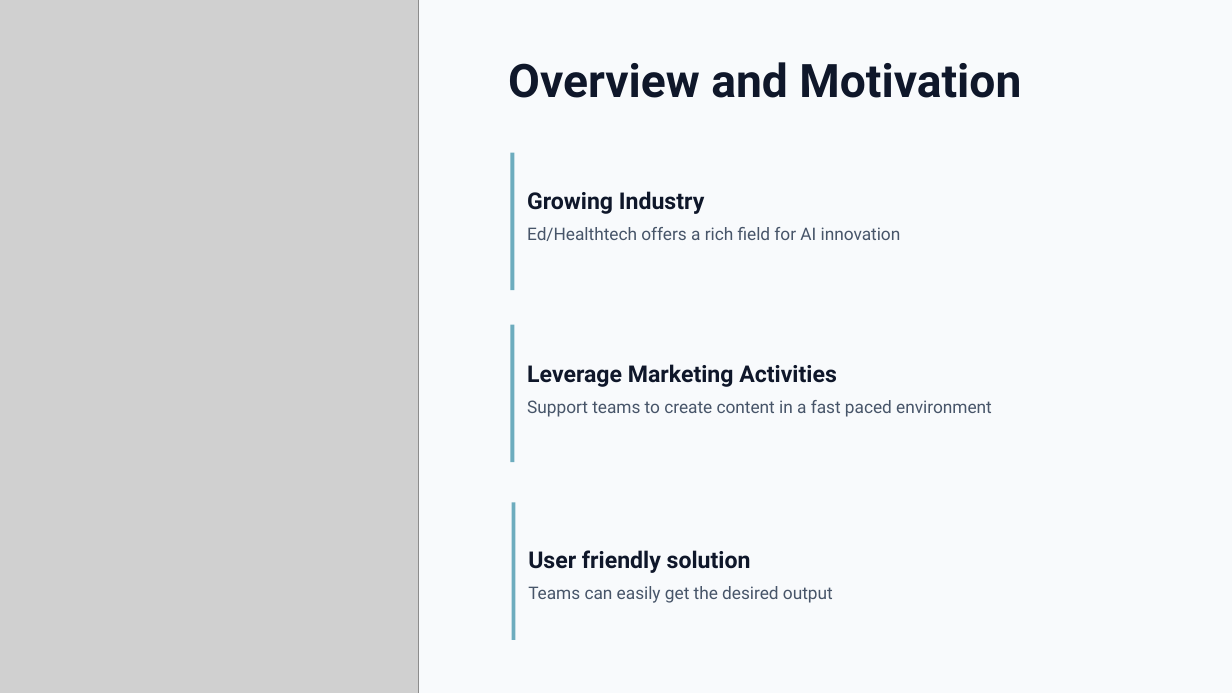
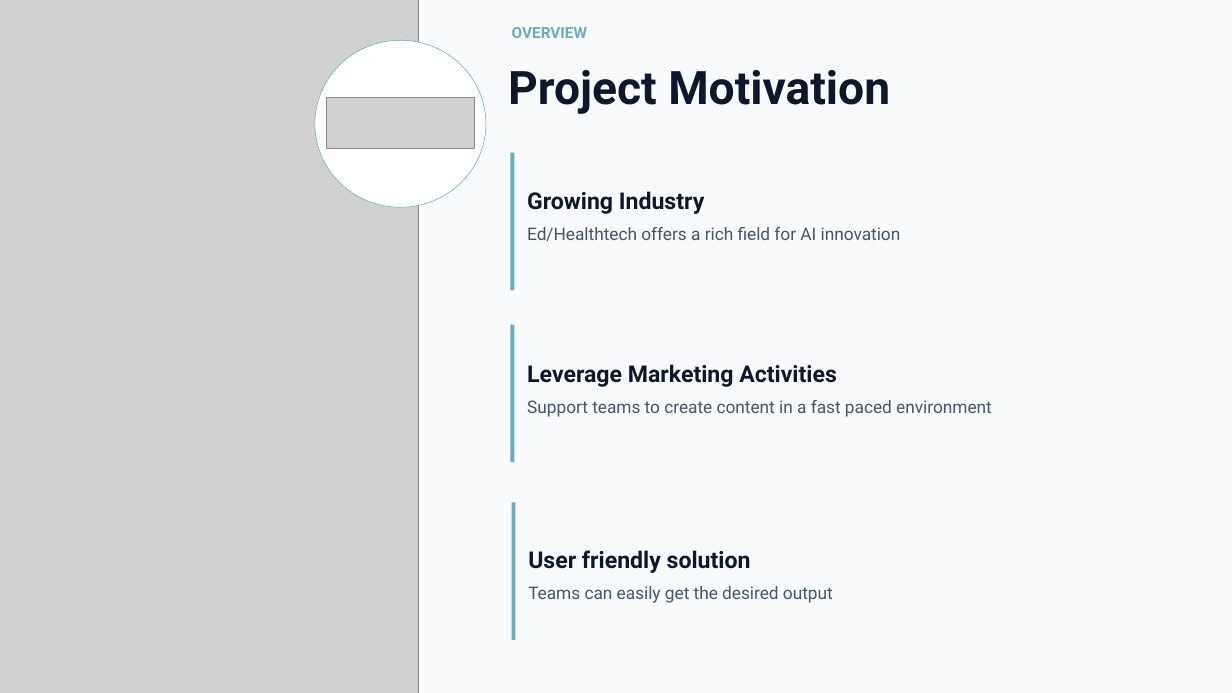
Before and after one commit to Max-Kem/AI-Content-Creator---Group-7, a slide deck: slide 2 of PPT/Project 2 - Group 7 (Barsha, Julia, Maximilian).pptx. Drawn at 1232x693 pixels with LibreOffice and Linux fonts; fonts in the diff are those of the drawing; grey boxes stand for pictures. Boxes give left, top, right and bottom in pixels: in the first picture for what was removed or moved away, otherwise in the second. Text is boxed around its words. In the diff, an @@ line names an element or a change of style, - is before the commit and + after.

```diff
--- a/PPT/Project 2 - Group 7 (Barsha, Julia, Maximilian).pptx
+++ b/PPT/Project 2 - Group 7 (Barsha, Julia, Maximilian).pptx
@@ text added at (512, 27, 587, 38), 12 pt, text #6DACBE, bold @@
+OVERVIEW
@@ ellipse added at (315, 41, 486, 208), fill #FFFFFF, outline #6DACBE 0.42 pt @@
@@ text at (508, 70, 890, 114): text changed @@
-Overview and Motivation
+Project Motivation
@@ picture added at (326, 98, 474, 148) @@
```
Also in this commit, not shown: 3 other slides changed, 1 slide added.
